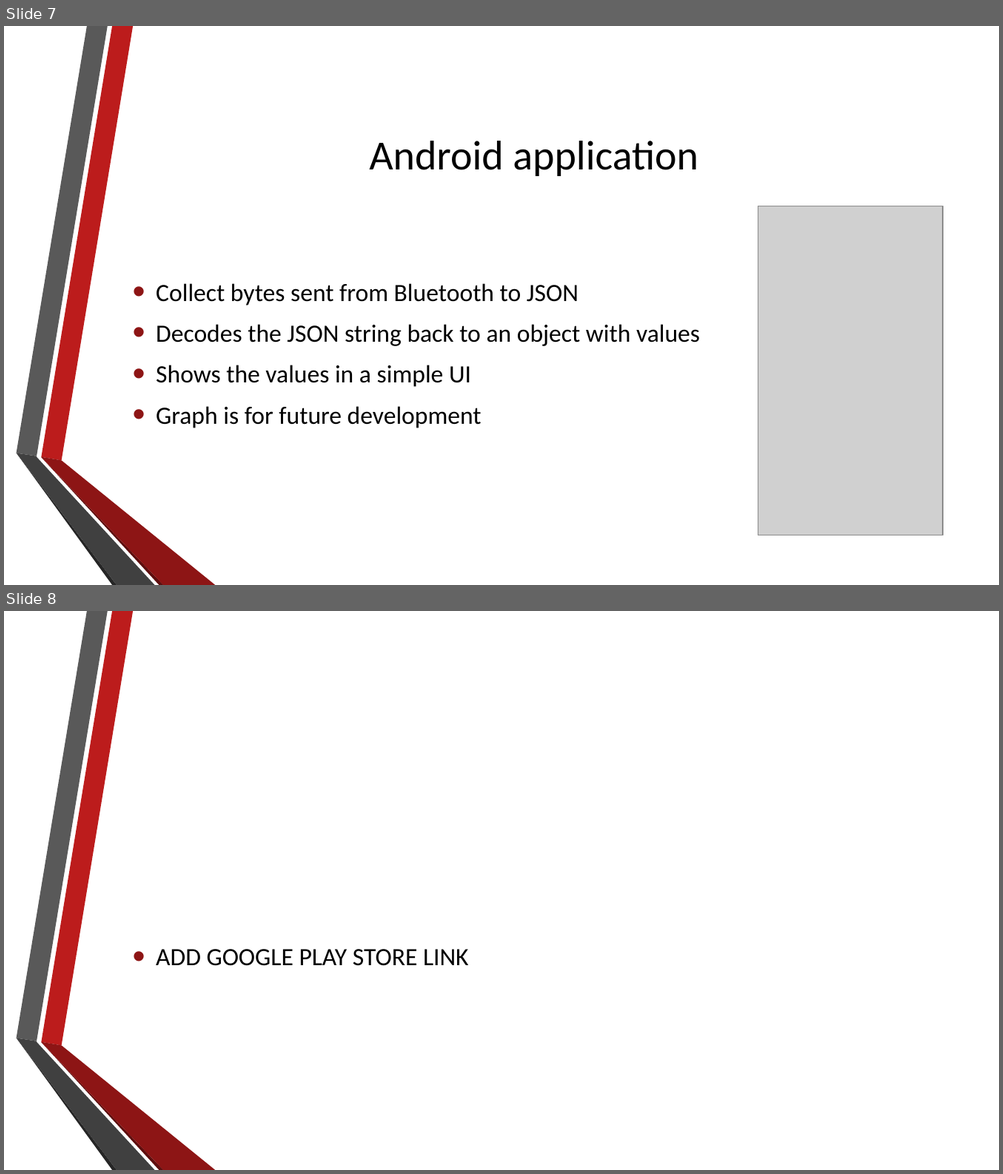
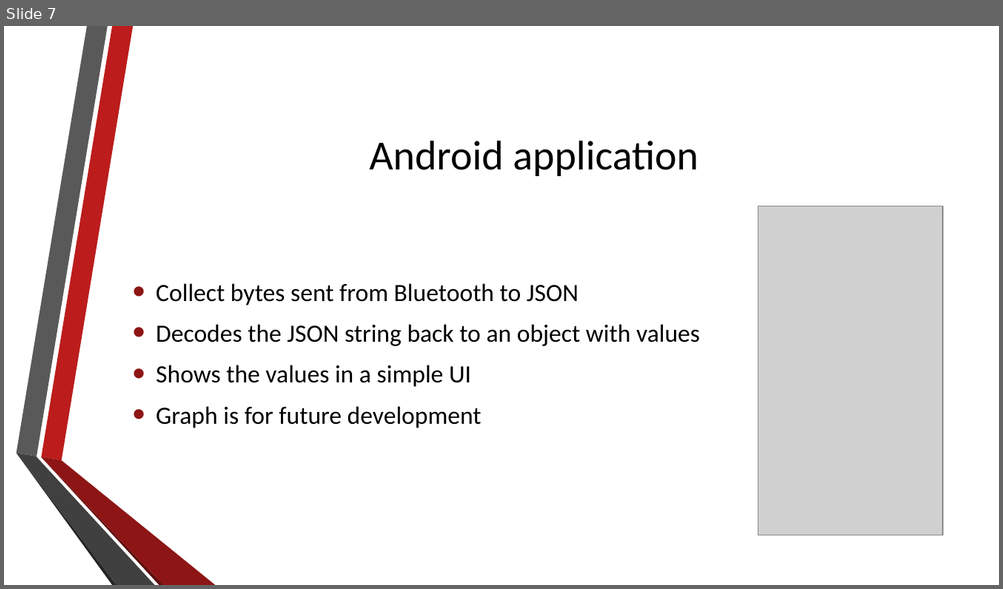
Before and after one commit to ryanzammit/IndoorMonitoring, a slide deck: RCSS/IndoorMonitoring.pptx. Shown one above the other, each under a label of ours: slides 7 and 8 before the commit, slide 7 after it. The pictures are 1003x1174 and 1003x589 pixels, drawn with LibreOffice and Linux fonts; fonts in the diff are those of the drawing; grey boxes stand for pictures; background and template pictures are left out. Boxes give left, top, right and bottom in pixels: in the first picture for what was removed or moved away, otherwise in the second. Text is boxed around its words. In the diff, an @@ line names an element or a change of style, - is before the commit and + after.

```diff
--- a/RCSS/IndoorMonitoring.pptx
+++ b/RCSS/IndoorMonitoring.pptx
@@ slide 8 removed at box(4, 611, 999, 1170), background picture (left out); not listed: 6 template elements that a slide beside it also shows @@
@@ text removed at box(156, 949, 469, 966) @@
-• ADD GOOGLE PLAY STORE LINK
```
Also in this commit, not shown: 1 slide changed, 2 slides added.
